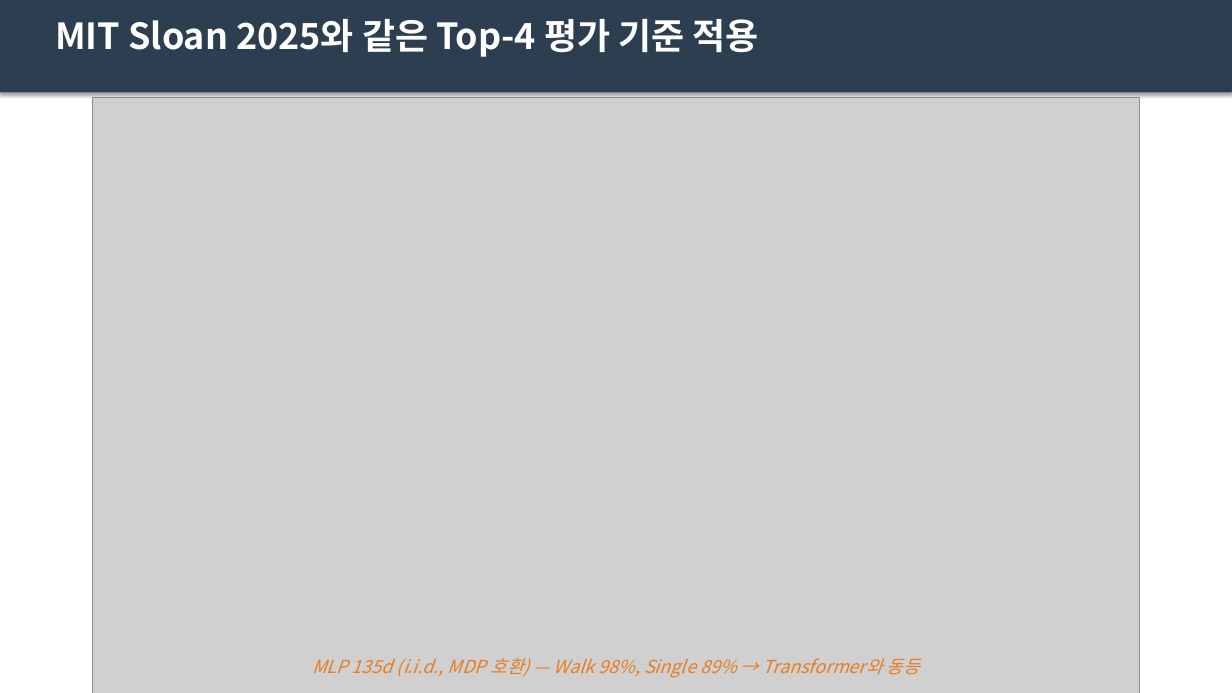
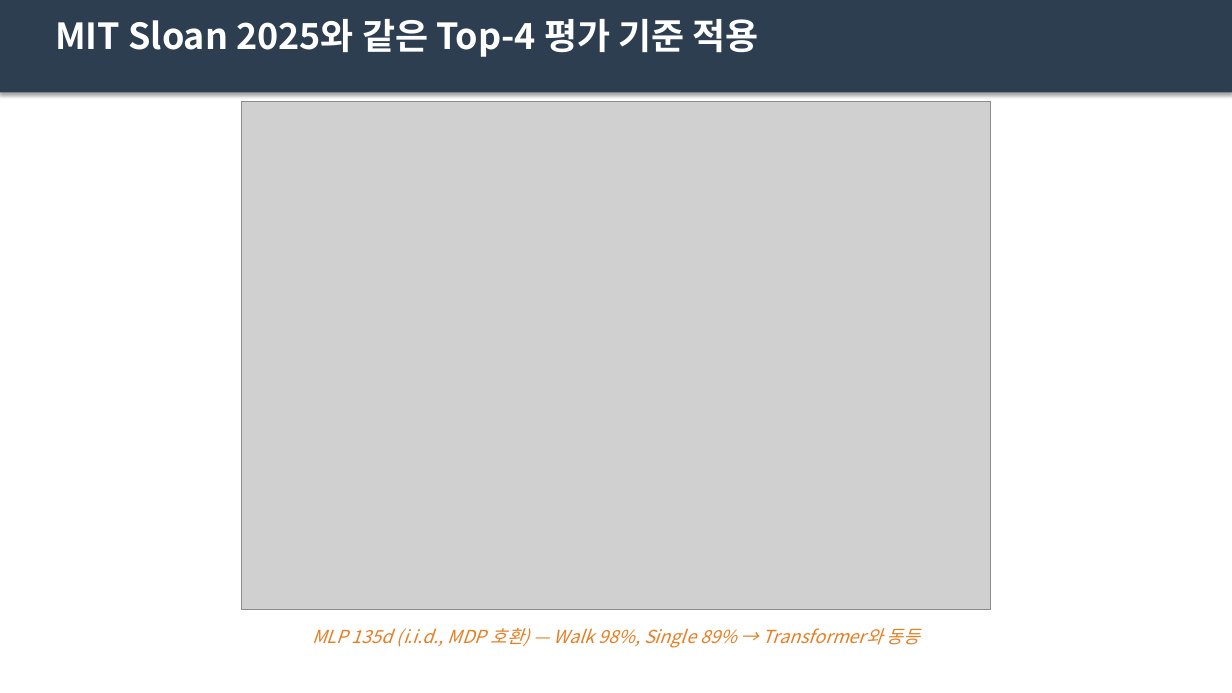
Before and after one commit to Pitcheezy/transition-models, a slide deck: slide 5 of outputs/presentations/smartpitch_v3.pptx. Drawn at 1232x693 pixels with LibreOffice and Linux fonts; fonts in the diff are those of the drawing; grey boxes stand for pictures. Boxes give left, top, right and bottom in pixels: in the first picture for what was removed or moved away, otherwise in the second. Text is boxed around its words. In the diff, an @@ line names an element or a change of style, - is before the commit and + after.

```diff
--- a/outputs/presentations/smartpitch_v3.pptx
+++ b/outputs/presentations/smartpitch_v3.pptx
@@ picture: place and size @@
-picture at [92, 97, 1140, 693]
+picture at [241, 102, 991, 610]
@@ text "MLP 135d (i.i.d., MDP 호환) ...": place and size @@
-text "MLP 135d (i.i.d., MDP 호환) ..." at [312, 658, 920, 678]
+text "MLP 135d (i.i.d., MDP 호환) ..." at [312, 628, 920, 648]
```
Also in this commit, not shown: 4 other slides changed, 3 other files.
